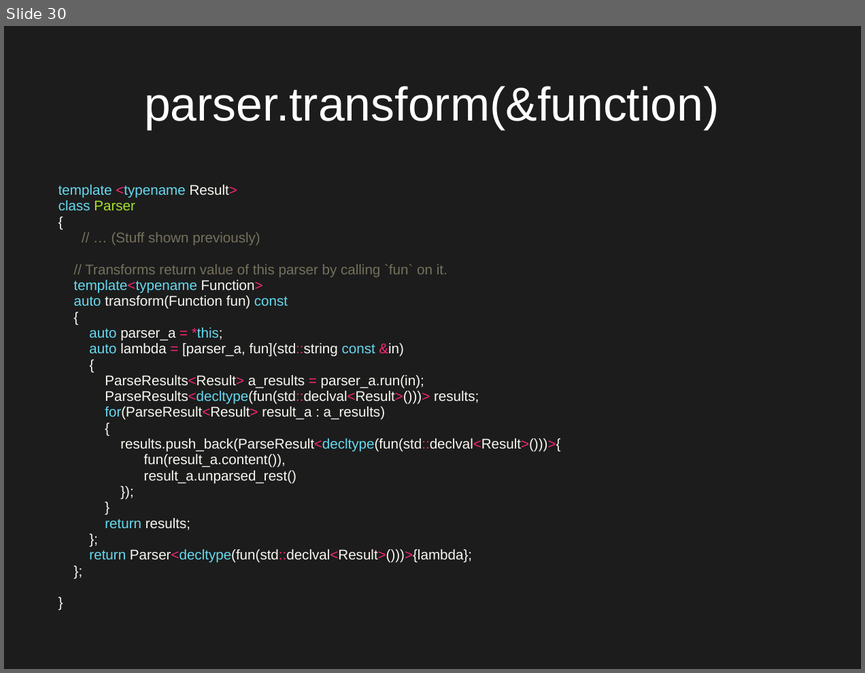
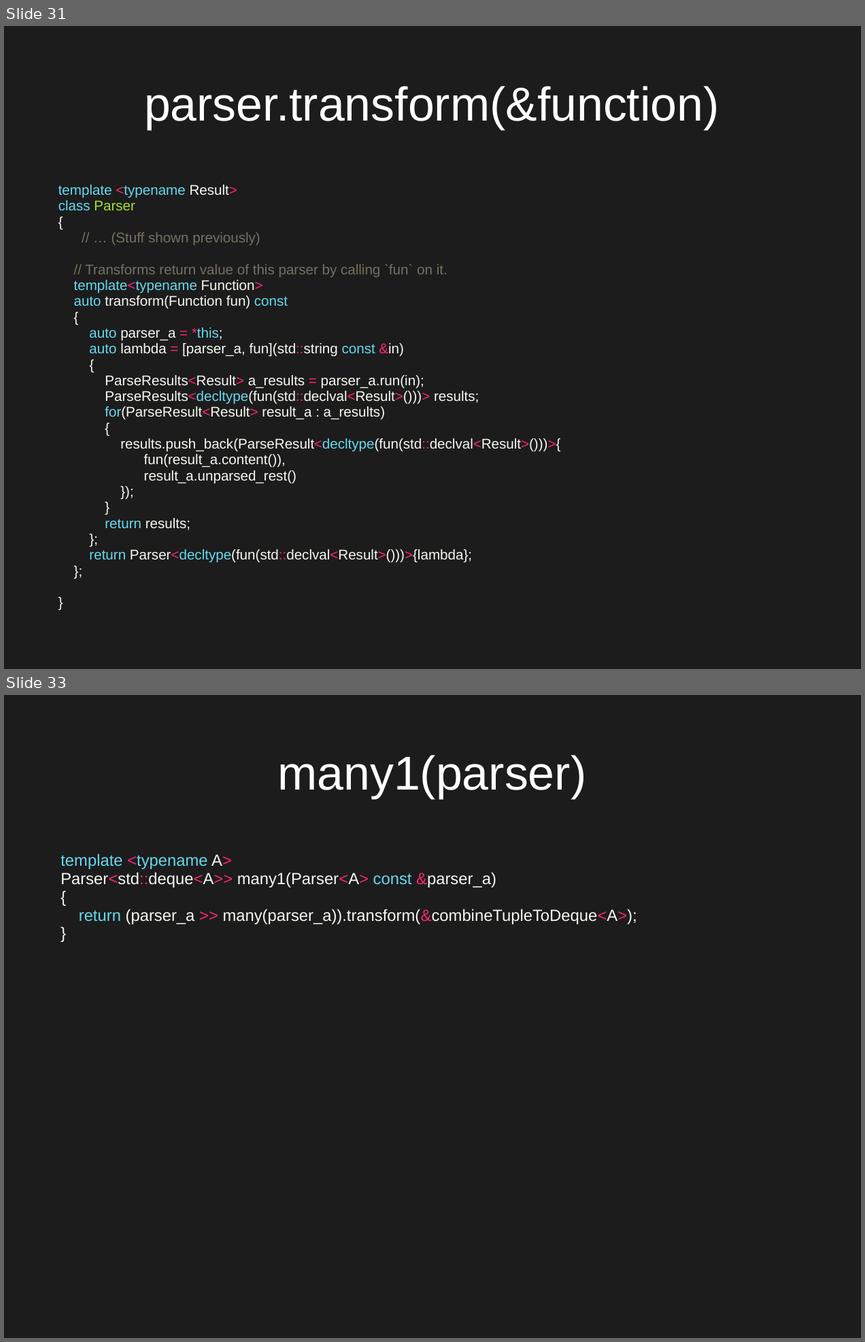
Before and after one commit to Qqwy/cc_pc, a slide deck: presentation2.odp. Shown one above the other, each under a label of ours: slide 30 before the commit, slides 31 and 33 after it; the slides between them are not shown. The pictures are 865x673 and 865x1342 pixels, drawn with LibreOffice and Linux fonts; fonts in the diff are those of the drawing. Boxes give left, top, right and bottom in pixels: in the first picture for what was removed or moved away, otherwise in the second. Text is boxed around its words. In the diff, an @@ line names an element or a change of style, - is before the commit and + after.

```diff
--- a/presentation2.odp
+++ b/presentation2.odp
@@ slide 33 added at <box>4,695,861,1338</box>, background #1C1C1C @@
@@ title added at <box>277,755,586,799</box>, 44 pt, text #FFFFFF @@
+many1(parser)
@@ text added at <box>60,853,637,924</box>, 15 pt, text #F8F8F2 @@
+template <typename A>
+Parser<std::deque<A>> many1(Parser<A> const &parser_a)
+{
+return (parser_a >> many(parser_a)).transform(&combineTupleToDeque<A>);
+}
@@ what was slide 30 is now slide 31 @@
```
Also in this commit, not shown: 2 slides changed, 5 other slides added, 3 other files.
